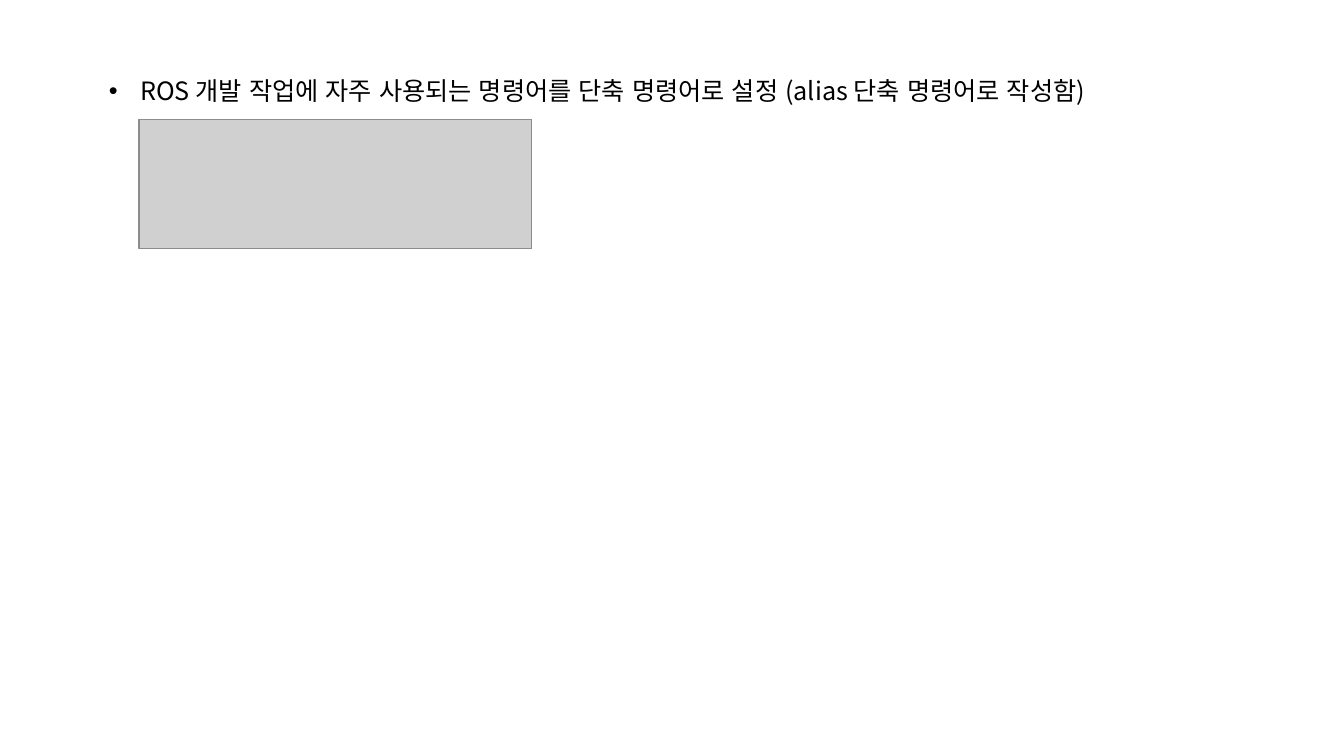
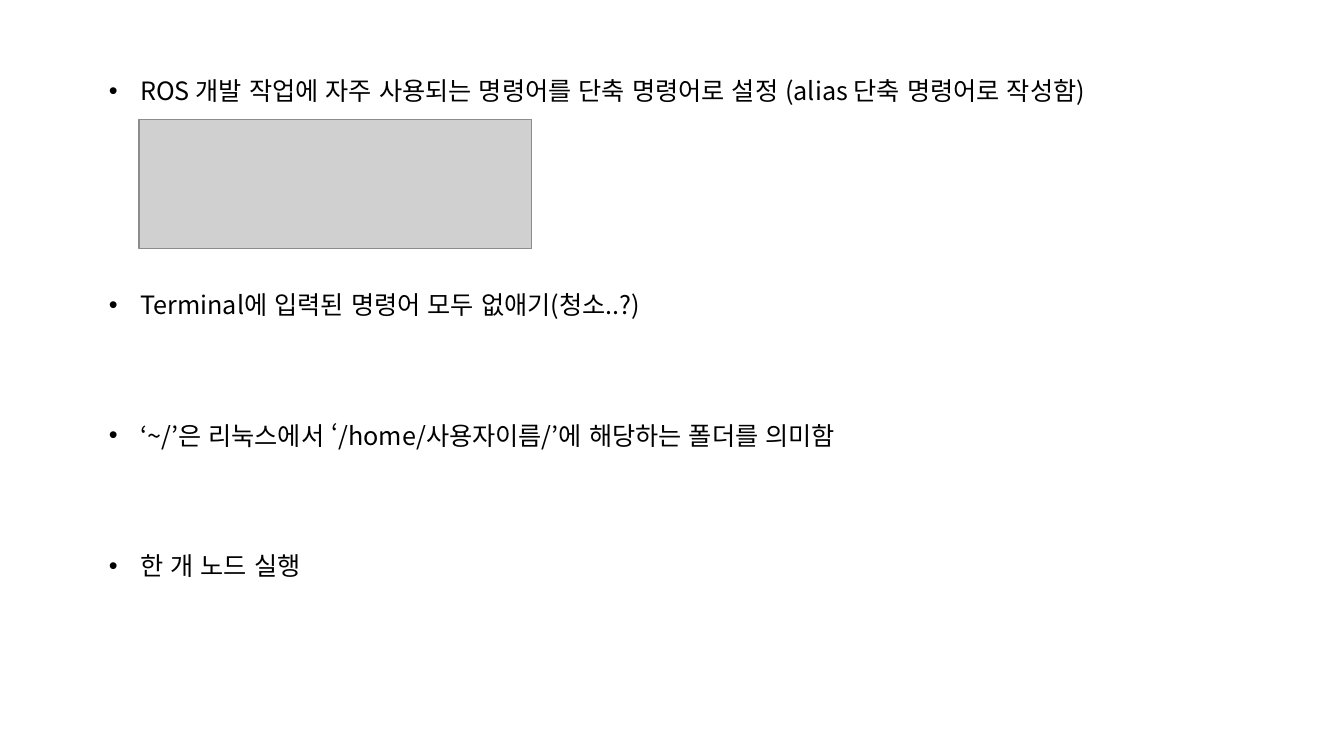
Before and after one commit to choeunyoung0208/silverzero, a slide deck: slide 8 of Turtlebot/Ubuntu & ROS.pptx (slide 6 before the commit). Drawn at 1344x756 pixels with LibreOffice and Linux fonts; fonts in the diff are those of the drawing; grey boxes stand for pictures. Boxes give left, top, right and bottom in pixels: in the first picture for what was removed or moved away, otherwise in the second. Text is boxed around its words. In the diff, an @@ line names an element or a change of style, - is before the commit and + after.

```diff
--- a/Turtlebot/Ubuntu & ROS.pptx
+++ b/Turtlebot/Ubuntu & ROS.pptx
@@ text added at (140,293,640,319), 18 pt, text #000000 @@
+• Terminal에 입력된 명령어 모두 없애기(청소..?)
@@ text added at (140,423,835,450), 18 pt, text #000000 @@
+• ‘~/’은 리눅스에서 ‘/home/사용자이름/’에 해당하는 폴더를 의미함
@@ text added at (140,554,300,577), 18 pt, text #000000 @@
+• 한 개 노드 실행
```
Also in this commit, not shown: 2 other slides changed, 4 slides added, 1 other file.
